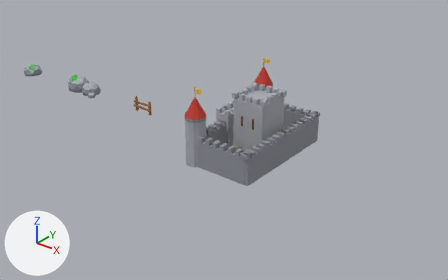
Before and after pictures for a commit that changed the Blender file decor.blend.
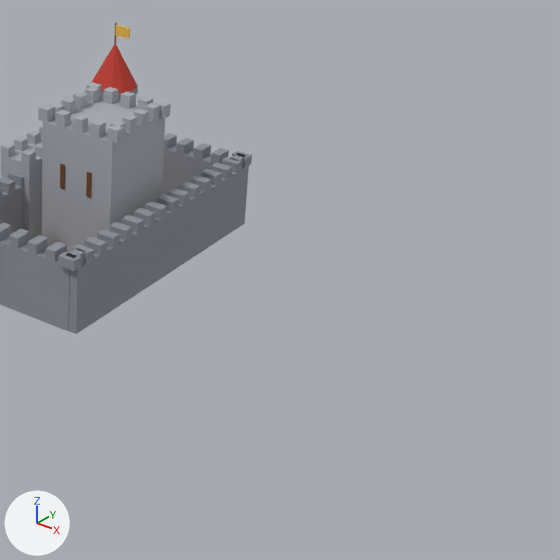
Each version appears first from a 50 mm camera at (70.51, -17.47, 10.86) aimed at (59.07, -3.17, 2.0), and next in a close-up on the part from 48% to 100% of the width and 17% to 100% of the height. The lights are fixed; the arrows at lower left show +X, +Y and +Z. The last two pictures show the newer version.

The first close-up shows 'prairie_chateau'.
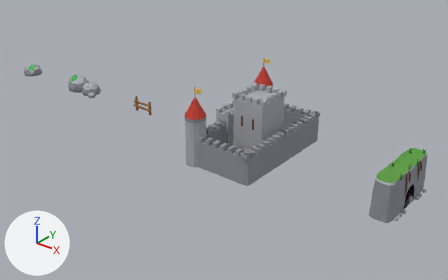
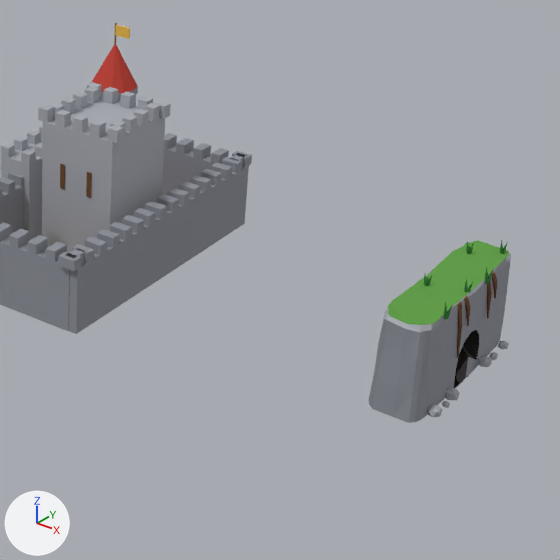
Boxes [x1, y1, x2, y2] around the edits, measured in the close-ups (560 x 560 px):
'prairie_entree', added: after [368, 240, 511, 423]
    faces in mat_pierre_foncee (grey #8d9099): [368, 258, 511, 423]
    faces in mat_herbe (green #5c9e3f): [388, 240, 509, 325]
    faces in mat_pierre_claire (grey #a9acb4): [384, 253, 511, 417]
    faces in mat_ombre_grotte (black #1f1b18): [454, 330, 479, 388]
    faces in mat_tronc (brown #6b4423): [457, 271, 498, 358]

Edits to the bpy script that builds the scene:
```text
Add mat_ombre_grotte:
    mat_ombre_grotte = principled_material('ombre_grotte')
    mat_ombre_grotte.base_color = (0.0137, 0.011, 0.00913)  # black #1f1b18
    mat_ombre_grotte.roughness = 0.8
Add me_prairie_entree:
    me_prairie_entree.from_pydata(...)  # 407 vertices, 521 faces; spans x -0.48..0.5, y -1.48..1.47, z 0.0..1.56
    # faces by material slot: [173, 150, 32, 90, 56, 20]
    me_prairie_entree.materials.append(mat_pierre_foncee)  # grey #8d9099
    me_prairie_entree.materials.append(mat_pierre_claire)  # grey #a9acb4
    me_prairie_entree.materials.append(mat_herbe)  # green #5c9e3f
    me_prairie_entree.materials.append(mat_feuillage_fonce)  # green #2f7d32
    me_prairie_entree.materials.append(mat_tronc)  # brown #6b4423
    me_prairie_entree.materials.append(mat_ombre_grotte)  # black #1f1b18
Add ob_prairie_entree:
    ob_prairie_entree = bpy.data.objects.new('prairie_entree', me_prairie_entree)
    ob_prairie_entree.location = (63.98, 0.0, 0.0)
```
